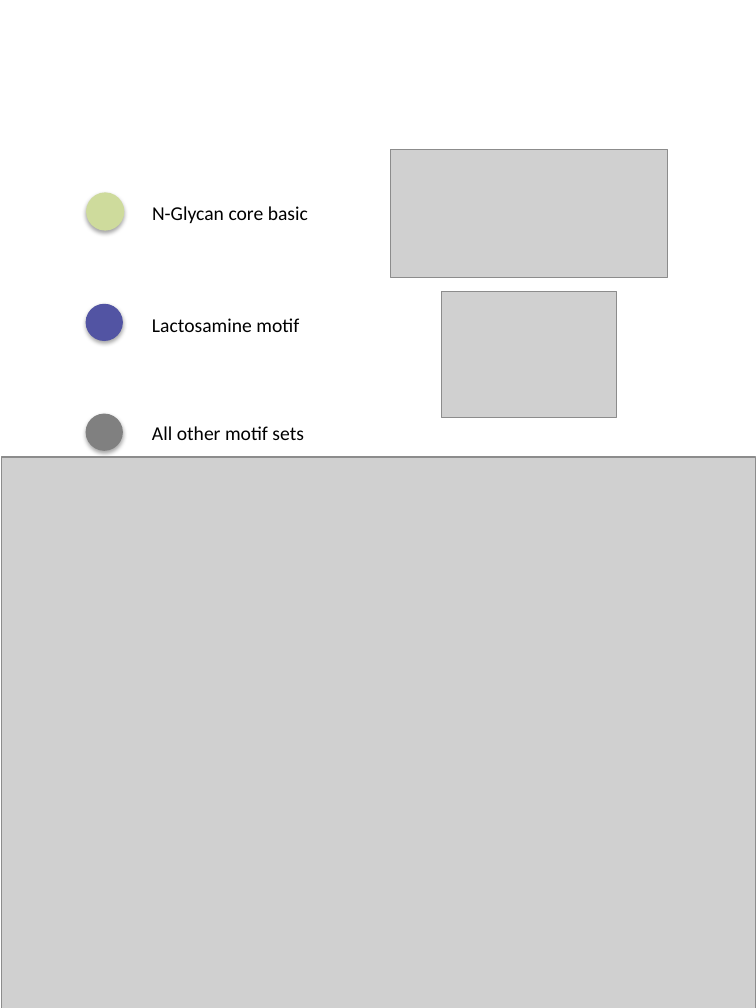
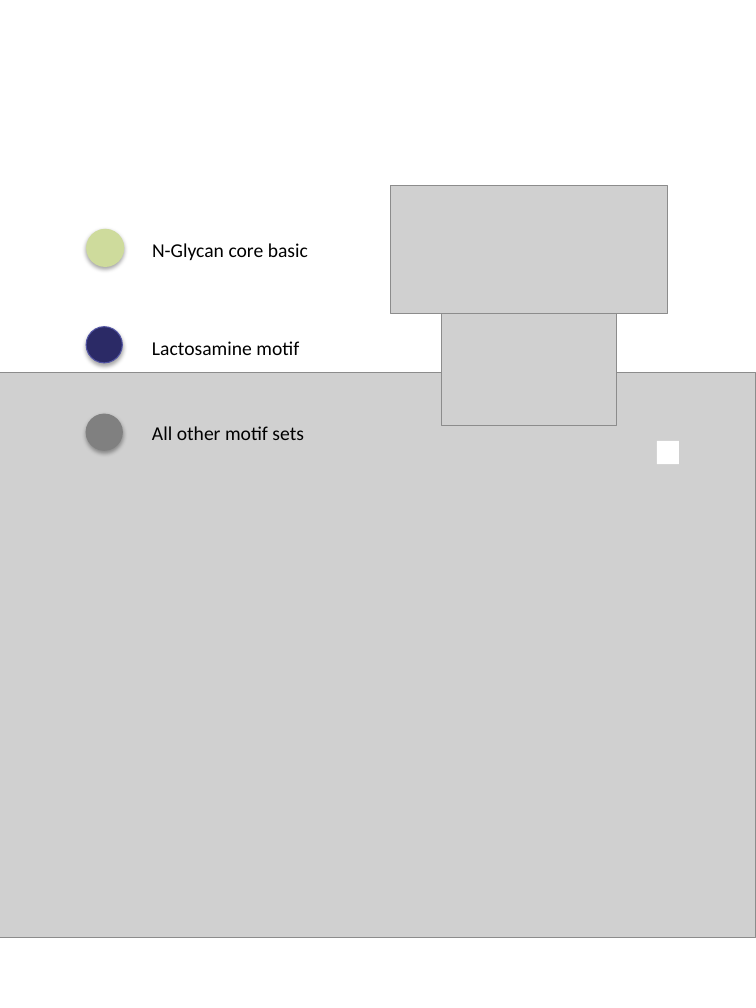
Before and after one commit to steveharg/glycans, a slide deck: slide 1 of docs/motif_similarity_exploration/N-Glycan core basic_vs_Lactosamine motif.pptx. Drawn at 756x1008 pixels with LibreOffice and Linux fonts; fonts in the diff are those of the drawing; grey boxes stand for pictures. Boxes give left, top, right and bottom in pixels: in the first picture for what was removed or moved away, otherwise in the second. Text is boxed around its words. In the diff, an @@ line names an element or a change of style, - is before the commit and + after.

```diff
--- a/docs/motif_similarity_exploration/N-Glycan core basic_vs_Lactosamine motif.pptx
+++ b/docs/motif_similarity_exploration/N-Glycan core basic_vs_Lactosamine motif.pptx
@@ 1 picture, 1 text, 1 ellipse: place and size @@
-1 picture, 1 text, 1 ellipse at [86, 149, 668, 277]
+1 picture, 1 text, 1 ellipse at [86, 185, 668, 313]
@@ ellipse: place and size @@
-ellipse at [86, 304, 122, 341]
+ellipse at [86, 327, 122, 363]
@@ ellipse at [86, 327, 122, 363]: fill #5254A3 to #2B2A66 @@
@@ picture: place and size @@
-picture at [442, 291, 616, 417]
+picture at [442, 300, 616, 426]
@@ text "Lactosamine motif": place and size @@
-text "Lactosamine motif" at [152, 318, 299, 332]
+text "Lactosamine motif" at [152, 341, 299, 355]
@@ picture: place and size @@
-picture at [2, 457, 756, 1008]
+picture at [0, 372, 756, 937]
@@ rectangle added at [657, 442, 679, 465], fill #FFFFFF @@
```
Also in this commit, not shown: 14 other files.
